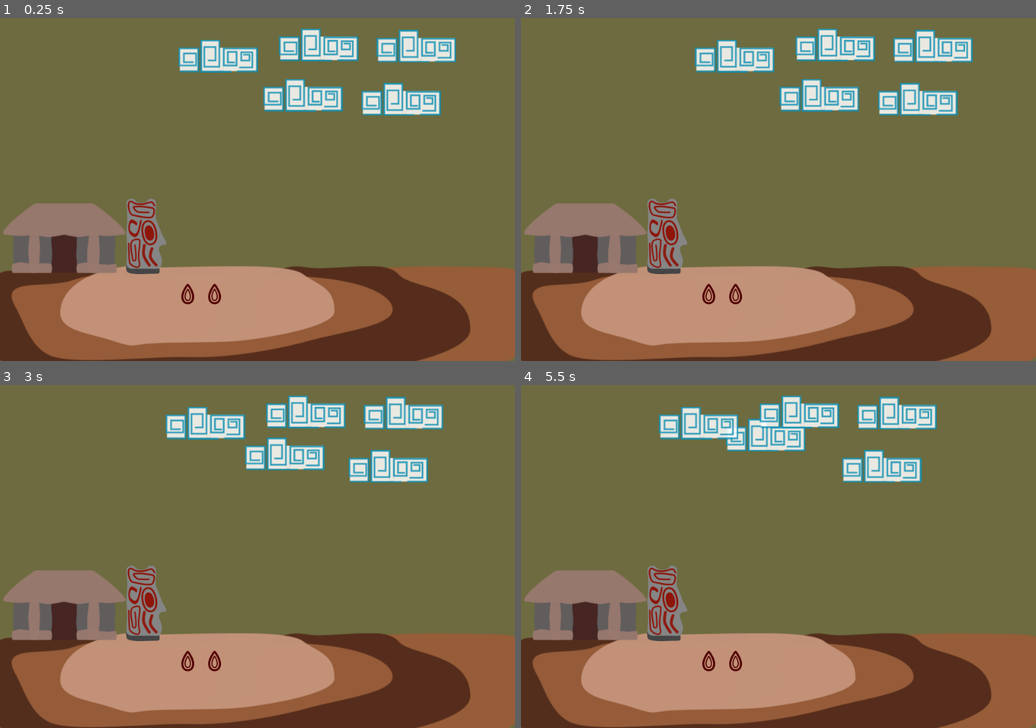
Above: before the commit, frames 1-4 (two rows, left to right).
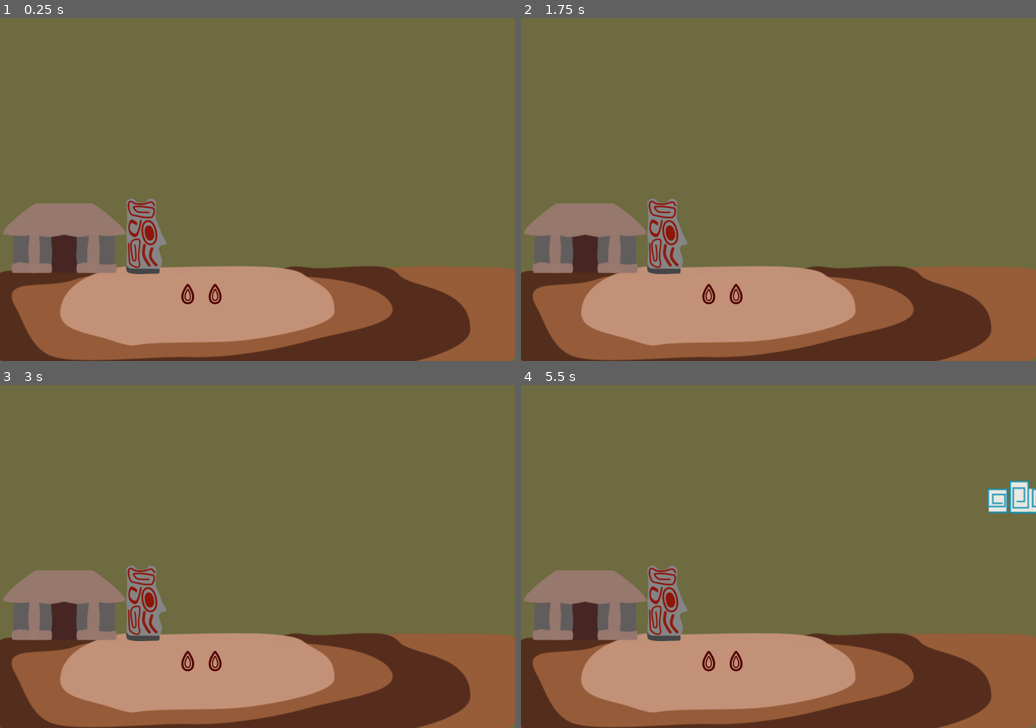
Above: after the commit, the same moments.

Repository: solivo/popol
Game: Godot game, scene res://world/World.tscn
The game is run twice, just before and just after one commit, with the same random seed, the same clock (stepped at 60 frames per second) and the same inputs.
Inputs (mouse positions are in pixels of both pictures, inside the frame that each line leads up to):
- Up to frame 1 (0.25 s): no input
- Up to frame 2 (1.75 s): move the mouse to (778, 148) at 0.52 s; press the mouse at (778, 148) at 0.53 s; move the mouse to (675, 206) at 1.27 s; release the mouse at (675, 206) at 1.28 s; click (675, 206) at 1.35 s
- Up to frame 3 (3 s): move the mouse to (309, 481) at 2.02 s; press the mouse at (309, 481) at 2.03 s; move the mouse to (231, 625) at 2.77 s; release the mouse at (231, 625) at 2.78 s; click (231, 625) at 2.85 s
- Up to frame 4 (5.5 s): move the mouse to (933, 607) at 3.52 s; press the mouse at (933, 607) at 3.53 s; move the mouse to (624, 505) at 4.27 s; release the mouse at (624, 505) at 4.28 s; click (624, 505) at 4.35 s; move the mouse to (804, 556) at 5.02 s; press the mouse at (804, 556) at 5.03 s

The runs differ from the first frame. In frame 1, 6.1% of the frame differs, in the area x 34-89%, y 3-84%; in frame 2, 6.1%; in frame 3, 6.1%; in frame 4, 6.7%, in the area x 26-100%, y 3-84%.

Commit message:
code for harvesting corn plants by farmer completed, clouds spawning created

Diff:
--- a/scenes/building/Building.gd
+++ b/scenes/building/Building.gd
@@ -4,6 +4,8 @@
 var Farmer = preload("res://scenes/human/farmer/Farmer.tscn")
 
 signal farmer_created(farmer)
+signal corn_stored
+
 #Units on the building
 export var farmers_avaliable : int = 2
 #flags
@@ -30,11 +32,6 @@
 		unit_queue.append("farmer")
 		farmers_avaliable -= 1
 
-func _on_SpawningTimer_timeout() -> void:
-	if unit_queue.size() > 0:
-		var unit_name = unit_queue.pop_back()
-		spawn_unit(unit_name)
-		print(unit_queue)
 
 func spawn_unit(unit_name):
 	if unit_name == "farmer":
@@ -42,3 +39,18 @@
 		farmer.position = $SpawningPoint.position
 		add_child(farmer)
 		emit_signal("farmer_created", farmer)
+
+
+func _on_FarmerSpawningTimer_timeout() -> void:
+	if unit_queue.size() > 0:
+		var unit_name = unit_queue.pop_back()
+		spawn_unit(unit_name)
+		print(unit_queue)
+
+
+func _on_BuildingDoorArea_body_entered(body: PhysicsBody2D) -> void:
+	if body.is_in_group("farmer"):
+		if body.plant_collected:
+			emit_signal("corn_stored")
+			body.queue_free() # Play an animation before quit
+			farmers_avaliable += 1 #A farmer is avaliable for the comming tasks
--- a/scenes/building/Building.tscn
+++ b/scenes/building/Building.tscn
@@ -20,6 +20,7 @@
 
 [node name="Building" type="StaticBody2D"]
 script = ExtResource( 1 )
+farmers_avaliable = 1
 
 [node name="SpriteBuilding" type="Sprite" parent="."]
 texture = ExtResource( 2 )
@@ -35,13 +36,15 @@
 [node name="SpawningPoint" type="Position2D" parent="."]
 position = Vector2( 0, 28 )
 
-[node name="SpawningTimer" type="Timer" parent="."]
+[node name="FarmerSpawningTimer" type="Timer" parent="."]
 wait_time = 2.0
 autostart = true
 
 [node name="BuildingDoorArea" type="Area2D" parent="."]
+collision_mask = 8
 
 [node name="CollisionShape2D" type="CollisionShape2D" parent="BuildingDoorArea"]
 position = Vector2( 0, 19.85 )
 shape = SubResource( 3 )
-[connection signal="timeout" from="SpawningTimer" to="." method="_on_SpawningTimer_timeout"]
+[connection signal="timeout" from="FarmerSpawningTimer" to="." method="_on_FarmerSpawningTimer_timeout"]
+[connection signal="body_entered" from="BuildingDoorArea" to="." method="_on_BuildingDoorArea_body_entered"]
--- a/scenes/cloud/Cloud.gd
+++ b/scenes/cloud/Cloud.gd
@@ -4,6 +4,7 @@
 
 var wind_direction = Vector2(-1,0)
 export var WATER_AMOUNT := 5
+export var cloud_speed :float =  1
 var water_left
 var near_clouds = 0 setget change_near_clouds
 
@@ -17,7 +18,7 @@
 
 func _integrate_forces(state: Physics2DDirectBodyState) -> void:
 	#Wind direction
-	apply_central_impulse(wind_direction)
+	apply_central_impulse(wind_direction * cloud_speed)
 
 func change_over_surface(value):
 	over_surface = value
--- a/scenes/corn_plant/CornPlant.gd
+++ b/scenes/corn_plant/CornPlant.gd
@@ -1,8 +1,13 @@
 extends StaticBody2D
 
 var water_amount := 0
+var number_position := 0
 
 signal ready_for_harvest
+signal plant_collected(number_position)
+
+#Flags
+var mature_plant = false
 
 # Called when the node enters the scene tree for the first time.
 func _ready() -> void:
@@ -36,6 +41,7 @@
 	emit_signal("ready_for_harvest")
 	print("ready for haverst!")
 	$AnimatedSpritePlant.play("mature_plant")
+	mature_plant = true
 
 
 
@@ -45,3 +51,7 @@
 		$AnimatedSpriteIndicator.play("indicator_on")
 	else:
 		$AnimatedSpriteIndicator.play("indicator_off")
+
+
+func _on_CornPlant_tree_exited() -> void:
+	emit_signal("plant_collected", number_position)
--- a/scenes/corn_plant/CornPlant.tscn
+++ b/scenes/corn_plant/CornPlant.tscn
@@ -51,6 +51,9 @@
 "speed": 0.0
 } ]
 
+[sub_resource type="RectangleShape2D" id=4]
+extents = Vector2( 22.2388, 56.2887 )
+
 [node name="CornPlant" type="StaticBody2D" groups=[
 "corn_plant",
 ]]
@@ -73,5 +76,13 @@
 [node name="GrowTimer" type="Timer" parent="."]
 wait_time = 0.5
 autostart = true
+
+[node name="FarnerDetection" type="Area2D" parent="."]
+collision_layer = 10
+collision_mask = 10
+
+[node name="CollisionShape2D" type="CollisionShape2D" parent="FarnerDetection"]
+shape = SubResource( 4 )
+[connection signal="tree_exited" from="." to="." method="_on_CornPlant_tree_exited"]
 [connection signal="frame_changed" from="AnimatedSpritePlant" to="." method="_on_AnimatedSprite_frame_changed"]
 [connection signal="timeout" from="GrowTimer" to="." method="_on_GrowTimer_timeout"]
--- a/scenes/human/farmer/Farmer.gd
+++ b/scenes/human/farmer/Farmer.gd
@@ -1,14 +1,36 @@
 extends KinematicBody2D
 
-# Declare member variables here. Examples:
-# var a: int = 2
-# var b: String = "text"
+export var unit_speed := 40
+
+var current_action := "harvesting"
+
+var plant_collected = false
+
+signal plant_collected(number_position)
 
 # Called when the node enters the scene tree for the first time.
 func _ready() -> void:
-	$AnimationPlayer.play("farmer_harvesting")
-	pass # Replace with function body.
+	go_to_harvest()
 
 # Called every frame. 'delta' is the elapsed time since the previous frame.
 func _process(delta: float) -> void:
-	move_and_slide(Vector2(2,0) * 10)
+	#Handle unit movement
+	if current_action == "harvesting":
+		move_and_slide(Vector2(1,0) * unit_speed)
+	elif current_action == "collecting_plant":
+		move_and_slide(Vector2(-1,0) * unit_speed)
+
+func go_to_harvest():
+	$AnimationPlayer.play("farmer_walking")
+	current_action = "harvesting"
+
+func collect_plant():
+	plant_collected = true
+	current_action = "collecting_plant"
+	$AnimationPlayer.play("farmer_harvesting")
+
+func _on_PlantDectectionArea_body_entered(body: PhysicsBody2D) -> void:
+	if body.is_in_group("corn_plant"):
+		if body.mature_plant:
+			collect_plant()
+			body.queue_free() #Quit the plant
--- a/scenes/human/farmer/Farmer.tscn
+++ b/scenes/human/farmer/Farmer.tscn
@@ -1,14 +1,14 @@
-[gd_scene load_steps=12 format=2]
+[gd_scene load_steps=13 format=2]
 
 [ext_resource path="res://scenes/human/farmer/Farmer.gd" type="Script" id=1]
 [ext_resource path="res://scenes/human/farmer/assets/farmer_harvesting_1.png" type="Texture" id=2]
-[ext_resource path="res://scenes/human/farmer/assets/corn_plant_harvested.png" type="Texture" id=3]
-[ext_resource path="res://scenes/human/farmer/assets/farmer_harvesting_2.png" type="Texture" id=4]
+[ext_resource path="res://scenes/human/farmer/assets/farmer_harvesting_2.png" type="Texture" id=3]
+[ext_resource path="res://scenes/human/farmer/assets/corn_plant_harvested.png" type="Texture" id=4]
 [ext_resource path="res://scenes/human/farmer/assets/farmer_idle.png" type="Texture" id=5]
 [ext_resource path="res://scenes/human/farmer/assets/farmer_walking_2.png" type="Texture" id=6]
 [ext_resource path="res://scenes/human/farmer/assets/farmer_walking_1.png" type="Texture" id=7]
 
-[sub_resource type="Animation" id=4]
+[sub_resource type="Animation" id=1]
 resource_name = "farmer_harvesting"
 length = 0.5
 loop = true
@@ -61,8 +61,7 @@
 "values": [ Vector2( 0, -48 ), Vector2( 0, -46 ), Vector2( 0, -48 ) ]
 }
 
-[sub_resource type="Animation" id=1]
-resource_name = "farmer_idle"
+[sub_resource type="Animation" id=2]
 length = 0.001
 tracks/0/type = "value"
 tracks/0/path = NodePath("SpriteFarmer:texture")
@@ -106,12 +105,17 @@
 "values": [ Vector2( 0, 0 ), Vector2( 0, -10 ), Vector2( 0, 0 ) ]
 }
 
-[sub_resource type="RectangleShape2D" id=2]
+[sub_resource type="RectangleShape2D" id=4]
 extents = Vector2( 12.8192, 35.3341 )
 
-[node name="Farmer" type="KinematicBody2D"]
+[sub_resource type="RectangleShape2D" id=5]
+extents = Vector2( 17.0709, 35.0728 )
+
+[node name="Farmer" type="KinematicBody2D" groups=[
+"farmer",
+]]
 collision_layer = 8
-collision_mask = 8
+collision_mask = 16
 script = ExtResource( 1 )
 
 [node name="SpriteFarmer" type="Sprite" parent="."]
@@ -119,12 +123,18 @@
 
 [node name="SpriteCornPlant" type="Sprite" parent="."]
 position = Vector2( 0, -48 )
-texture = ExtResource( 3 )
 
 [node name="AnimationPlayer" type="AnimationPlayer" parent="."]
-anims/farmer_harvesting = SubResource( 4 )
-anims/farmer_idle = SubResource( 1 )
+anims/farmer_harvesting = SubResource( 1 )
+anims/farmer_idle = SubResource( 2 )
 anims/farmer_walking = SubResource( 3 )
 
 [node name="CollisionShape2D" type="CollisionShape2D" parent="."]
-shape = SubResource( 2 )
+shape = SubResource( 4 )
+
+[node name="PlantDectectionArea" type="Area2D" parent="."]
+collision_mask = 2
+
+[node name="CollisionShape2D" type="CollisionShape2D" parent="PlantDectectionArea"]
+shape = SubResource( 5 )
+[connection signal="body_entered" from="PlantDectectionArea" to="." method="_on_PlantDectectionArea_body_entered"]
--- a/world/World.gd
+++ b/world/World.gd
@@ -1,9 +1,14 @@
 extends Node2D
 
 #Scenes
+var MediumCloud = preload("res://scenes/cloud/medium_cloud/MediumCloud.tscn")
 var CornPlant = preload("res://scenes/corn_plant/CornPlant.tscn")
 
 var ExpulsionEffect = preload("res://world/ExpulsionEffect.tscn")
+
+export var corns_harvested := 6 #Corn amount added by each farmer
+
+var corn_amount := 0 #Initial corn amount
 
 #Flags
 var plant_1_created = false
@@ -11,7 +16,9 @@
 
 # Called when the node enters the scene tree for the first time.
 func _ready() -> void:
-	pass # Replace with function body.
+	randomize()
+	#Set and start timers
+	$CloudSpawnTimer.start()
 
 func _process(delta: float) -> void:
 	if not plant_1_created:
@@ -32,8 +39,24 @@
 func create_new_plant( number_plant_pos ) -> void:
 		var corn_plant = CornPlant.instance()
 		corn_plant.connect("ready_for_harvest", $Building, "add_task", ["harvest"])
+		corn_plant.connect("plant_collected", self, "create_new_plant")
 		if number_plant_pos == 1:
 			corn_plant.position = $SpawningPlantPosition1.position
+			corn_plant.number_position = 1
 		elif number_plant_pos == 2:
 			corn_plant.position = $SpawningPlantPosition2.position
+			corn_plant.number_position = 2
 		add_child(corn_plant)
+
+func _on_Building_corn_stored() -> void:
+	corn_amount += corns_harvested
+	print("Corns: " + str(corn_amount))
+
+
+func _on_CloudSpawnTimer_timeout() -> void:
+	var spawn_location : PathFollow2D = $CloudsSpawnPath/SpawnLocation
+	spawn_location.set_offset(randi())
+	var cloud = MediumCloud.instance()
+	cloud.position = spawn_location.position
+	cloud.cloud_speed = round(rand_range(1, 6))
+	add_child(cloud)
--- a/world/World.tscn
+++ b/world/World.tscn
@@ -4,19 +4,23 @@
 [ext_resource path="res://world/Cloud_border.gd" type="Script" id=2]
 [ext_resource path="res://world/ground.png" type="Texture" id=3]
 [ext_resource path="res://scenes/building/Building.tscn" type="PackedScene" id=4]
-[ext_resource path="res://scenes/cloud/medium_cloud/MediumCloud.tscn" type="PackedScene" id=5]
 
 [sub_resource type="RectangleShape2D" id=1]
 extents = Vector2( 480, 240 )
 
 [sub_resource type="RectangleShape2D" id=2]
-extents = Vector2( 480, 20 )
+extents = Vector2( 703.279, 20 )
 
 [sub_resource type="RectangleShape2D" id=3]
 extents = Vector2( 478.954, 22.3399 )
 
 [sub_resource type="RectangleShape2D" id=4]
 extents = Vector2( 480, 80 )
+
+[sub_resource type="Curve2D" id=5]
+_data = {
+"points": PoolVector2Array( 0, 0, 0, 0, 1039.8, 304.022, 0, 0, 0, 0, 1039.8, 34.6679 )
+}
 
 [node name="World" type="Node2D"]
 script = ExtResource( 1 )
@@ -31,7 +35,6 @@
 shape = SubResource( 1 )
 
 [node name="CloudBorder" type="StaticBody2D" parent="."]
-editor/display_folded = true
 position = Vector2( 480, 350 )
 collision_layer = 2
 collision_mask = 2
@@ -60,26 +63,24 @@
 [node name="Building" parent="." instance=ExtResource( 4 )]
 position = Vector2( 119.553, 411.182 )
 
-[node name="MediumCloud" parent="." instance=ExtResource( 5 )]
-position = Vector2( 564.926, 144.154 )
-
-[node name="MediumCloud2" parent="." instance=ExtResource( 5 )]
-position = Vector2( 748.04, 151.946 )
-
-[node name="MediumCloud3" parent="." instance=ExtResource( 5 )]
-position = Vector2( 406.904, 71.0255 )
-
-[node name="MediumCloud4" parent="." instance=ExtResource( 5 )]
-position = Vector2( 594.296, 50.3478 )
-
-[node name="MediumCloud5" parent="." instance=ExtResource( 5 )]
-position = Vector2( 776.519, 52.9325 )
-
 [node name="SpawningPlantPosition1" type="Position2D" parent="."]
 position = Vector2( 350, 420 )
 
 [node name="SpawningPlantPosition2" type="Position2D" parent="."]
-position = Vector2( 400, 420 )
+position = Vector2( 400.95, 420 )
+
+[node name="CloudsSpawnPath" type="Path2D" parent="."]
+editor/display_folded = true
+curve = SubResource( 5 )
+
+[node name="SpawnLocation" type="PathFollow2D" parent="CloudsSpawnPath"]
+position = Vector2( 1076.53, 302.662 )
+rotation = -1.57626
+
+[node name="CloudSpawnTimer" type="Timer" parent="."]
+wait_time = 2.5
 [connection signal="input_event" from="PlayerArea" to="." method="_on_PlayerArea_input_event"]
 [connection signal="body_entered" from="CloudBorder/RainArea" to="CloudBorder" method="_on_RainArea_body_entered"]
 [connection signal="body_exited" from="CloudBorder/RainArea" to="CloudBorder" method="_on_RainArea_body_exited"]
+[connection signal="corn_stored" from="Building" to="." method="_on_Building_corn_stored"]
+[connection signal="timeout" from="CloudSpawnTimer" to="." method="_on_CloudSpawnTimer_timeout"]
Not shown: 1 places in scenes/corn_plant/CornPlant.tscn that only renumber resources
Not shown: 2 places in scenes/human/farmer/Farmer.tscn that only renumber resources
